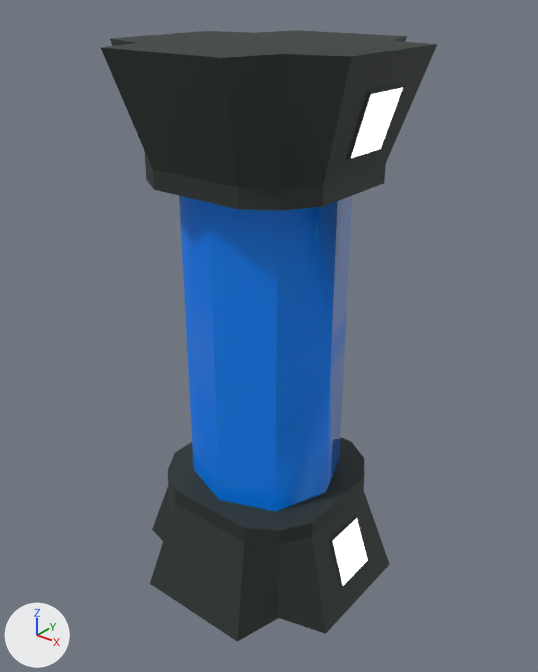
One commit to the FBX model Assets/Models/Props/Experiment_tank.fbx: the scene before it, then after it.
Both versions are drawn from a camera (50 mm lens) standing at (4.45, -5.56, 5.77) and looking at (0.02, -0.02, 2.34). Lighting does not change. The marker at lower left points along +X, +Y and +Z. Where no turn or scale is listed for an object, it has been applied to the vertices.

The first picture shows 'Experiment_tank'.
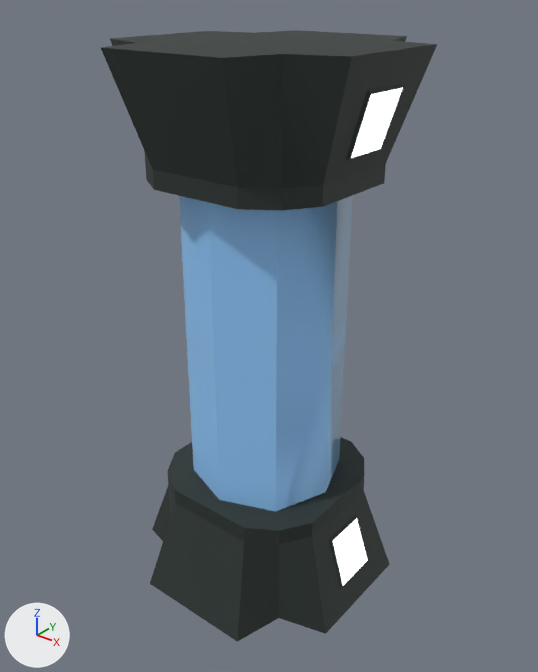
What changed in the scene script:
```text
Change mat_tank_glass:
    mat_tank_glass.base_color: (0.000458, 0.231, 1.0) -> (0.308, 0.619, 1.0)  # blue #0284ff -> blue #97ceff
```

Where the change shows, as pixel boxes (x1, y1, x2, y2) in the pictures (538 x 672 px):
'Experiment_tank', recoloured
    both: (177, 194, 352, 515)
